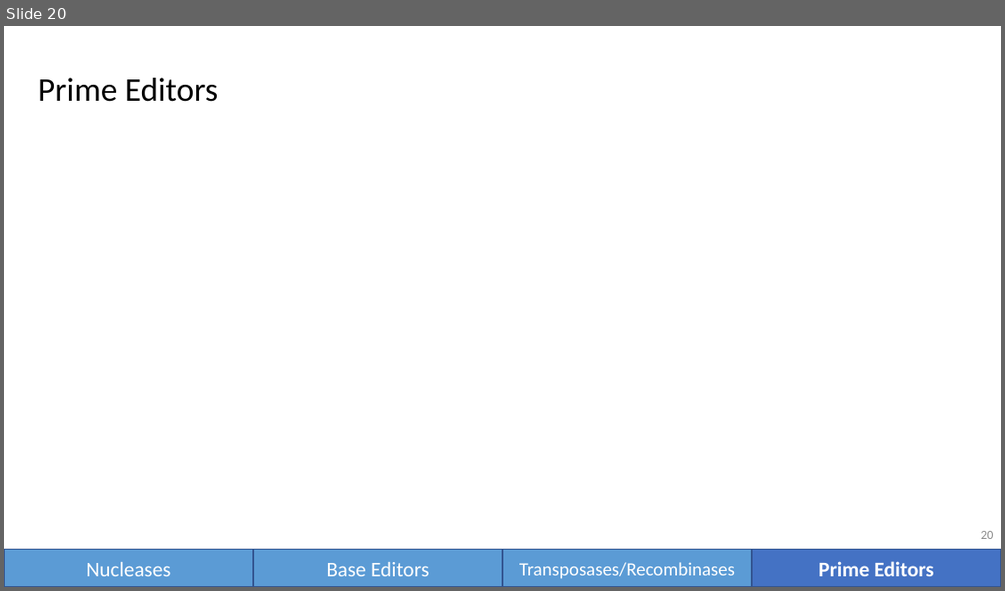
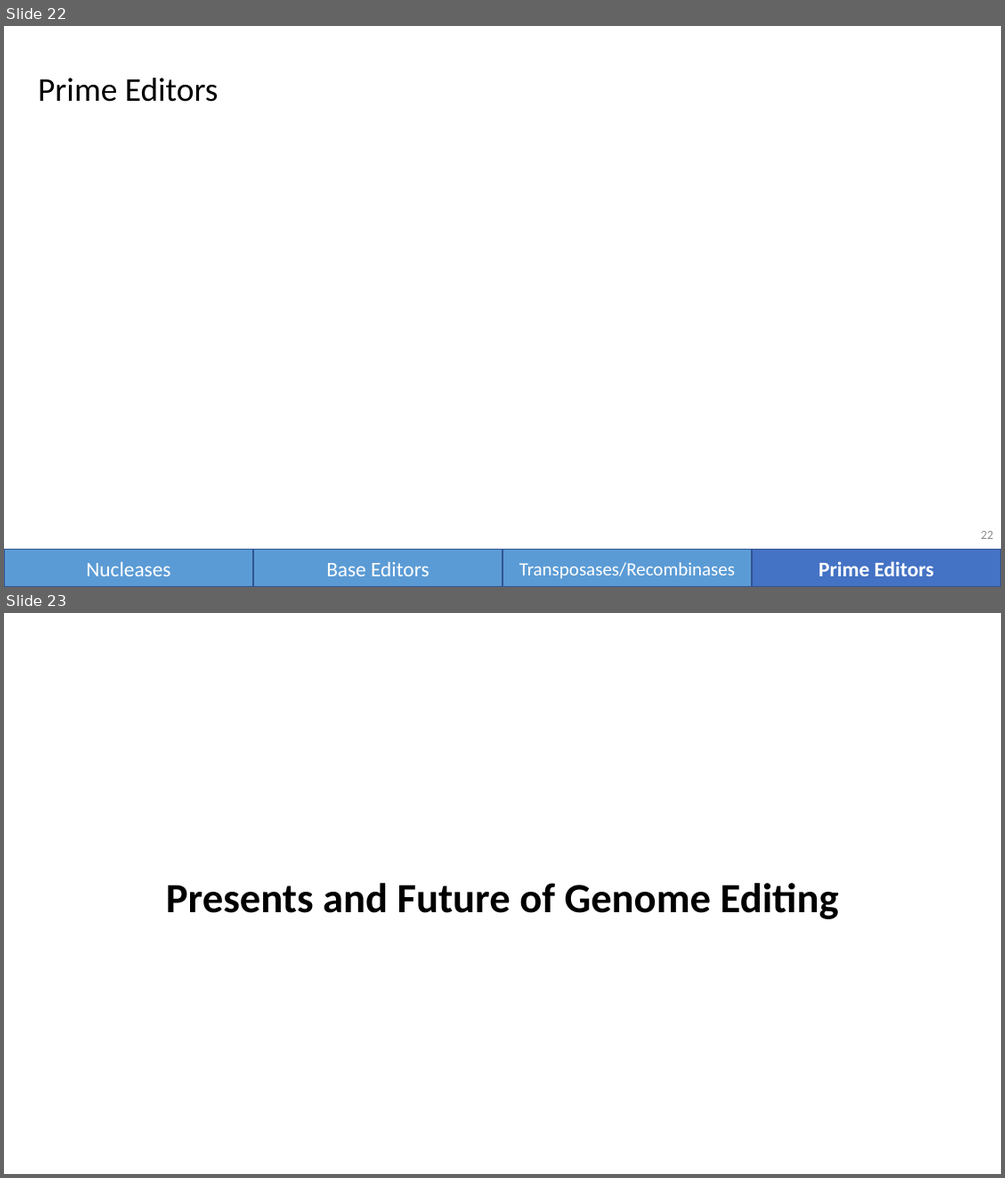
Before and after one commit to vwOvOwv/PKU-Undergraduate-Course, a slide deck: 遗传学(Genetics)/讨论课/Topic-3_遗传学技术/CRISPR-Cas.pptx. Shown one above the other, each under a label of ours: slide 20 before the commit, slides 22 and 23 after it. The pictures are 1005x591 and 1005x1178 pixels, drawn with LibreOffice and Linux fonts; fonts in the diff are those of the drawing. Boxes give left, top, right and bottom in pixels: in the first picture for what was removed or moved away, otherwise in the second. Text is boxed around its words. In the diff, an @@ line names an element or a change of style, - is before the commit and + after.

```diff
--- a/遗传学(Genetics)/讨论课/Topic-3_遗传学技术/CRISPR-Cas.pptx
+++ b/遗传学(Genetics)/讨论课/Topic-3_遗传学技术/CRISPR-Cas.pptx
@@ slide 23 added at <box>4,613,1001,1174</box>, background #FFFFFF @@
@@ text added at <box>166,883,839,919</box>, 40 pt, text #000000, bold @@
+Presents and Future of Genome Editing
@@ what was slide 20 is now slide 22 @@
@@ page number at <box>980,531,993,539</box>: text changed @@
-20
+22
```
Also in this commit, not shown: 9 slides changed, 4 other slides added, 2 slides removed.
